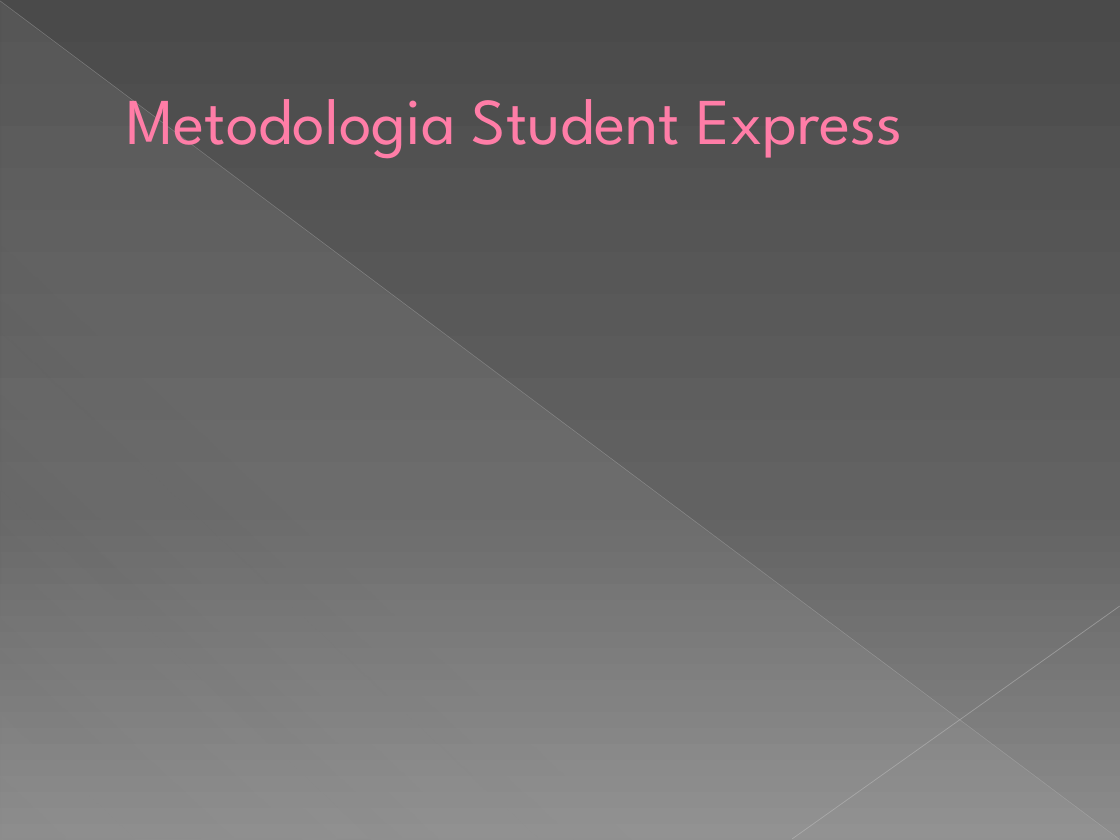
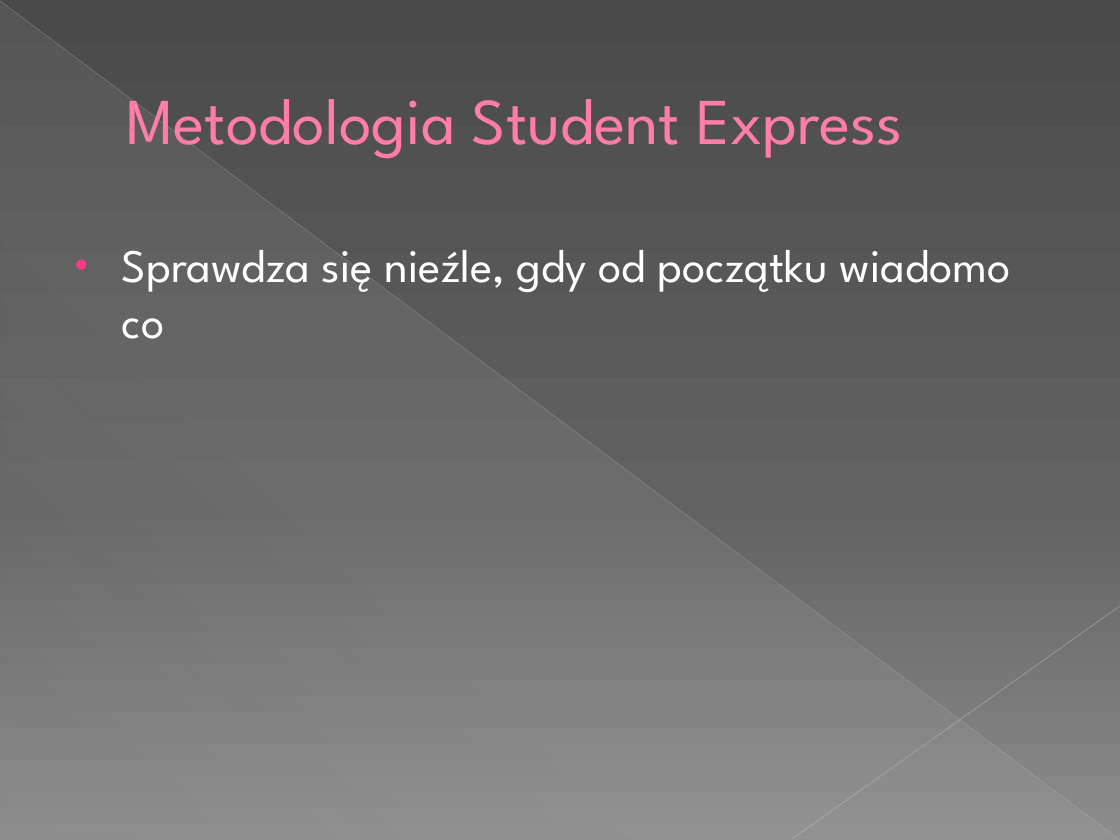
Before and after one commit to tMaxx/docspin, a slide deck: slide 4 of prez/112 Aplikacja do zarządzania obiegiem dokumentów.pptx. Drawn at 1120x840 pixels with LibreOffice and Linux fonts; fonts in the diff are those of the drawing. Boxes give left, top, right and bottom in pixels: in the first picture for what was removed or moved away, otherwise in the second. Text is boxed around its words. In the diff, an @@ line names an element or a change of style, - is before the commit and + after.

```diff
--- a/prez/112 Aplikacja do zarządzania obiegiem dokumentów.pptx
+++ b/prez/112 Aplikacja do zarządzania obiegiem dokumentów.pptx
@@ text added at [122,250,1011,339], 30 pt, text #FFFFFF @@
+• Sprawdza się nieźle, gdy od początku wiadomo co
```
Also in this commit, not shown: 4 other files.
